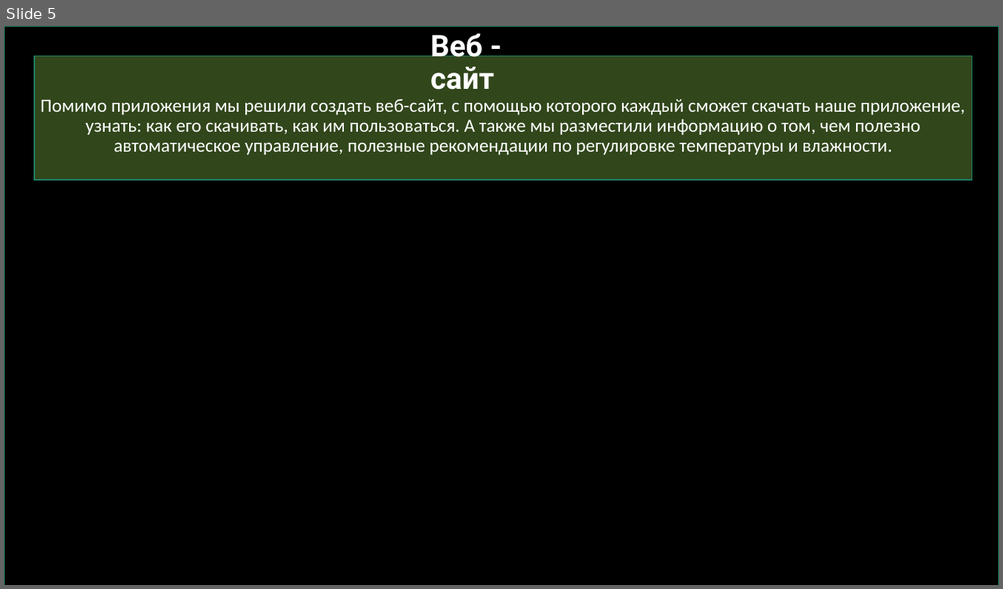
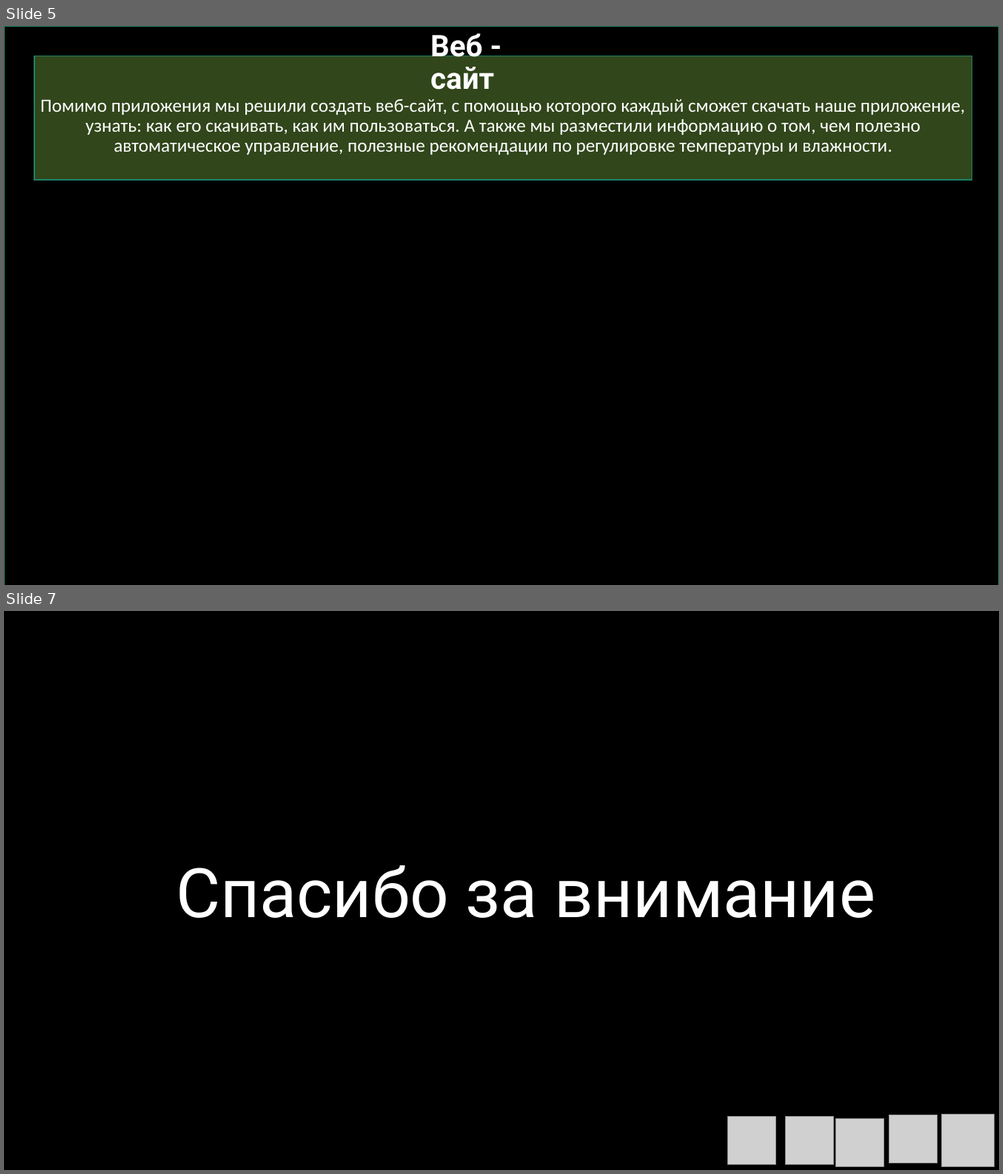
Before and after one commit to voronov-nikita/teplica-predprof, a slide deck: документация и презентация/Автоматизированная система удаленного управления теплицей.pptx. Shown one above the other, each under a label of ours: slide 5 before the commit, slides 5 and 7 after it; the slides between them are not shown. The pictures are 1003x589 and 1003x1174 pixels, drawn with LibreOffice and Linux fonts; fonts in the diff are those of the drawing; grey boxes stand for pictures; background and template pictures are left out. Boxes give left, top, right and bottom in pixels: in the first picture for what was removed or moved away, otherwise in the second. Text is boxed around its words. In the diff, an @@ line names an element or a change of style, - is before the commit and + after.

```diff
--- a/документация и презентация/Автоматизированная система удаленного управления теплицей.pptx
+++ b/документация и презентация/Автоматизированная система удаленного управления теплицей.pptx
@@ slide 7 added at [4, 611, 999, 1170], background picture (left out) @@
@@ text added at [176, 866, 875, 918], 66 pt, text #FFFFFF @@
+Спасибо за внимание
@@ picture added at [728, 1117, 777, 1165] @@
@@ picture added at [785, 1117, 834, 1165] @@
@@ picture added at [836, 1119, 885, 1167] @@
@@ picture added at [889, 1116, 937, 1164] @@
@@ picture added at [941, 1115, 994, 1167] @@
```
Also in this commit, not shown: 2 slides changed, 1 slide removed.
